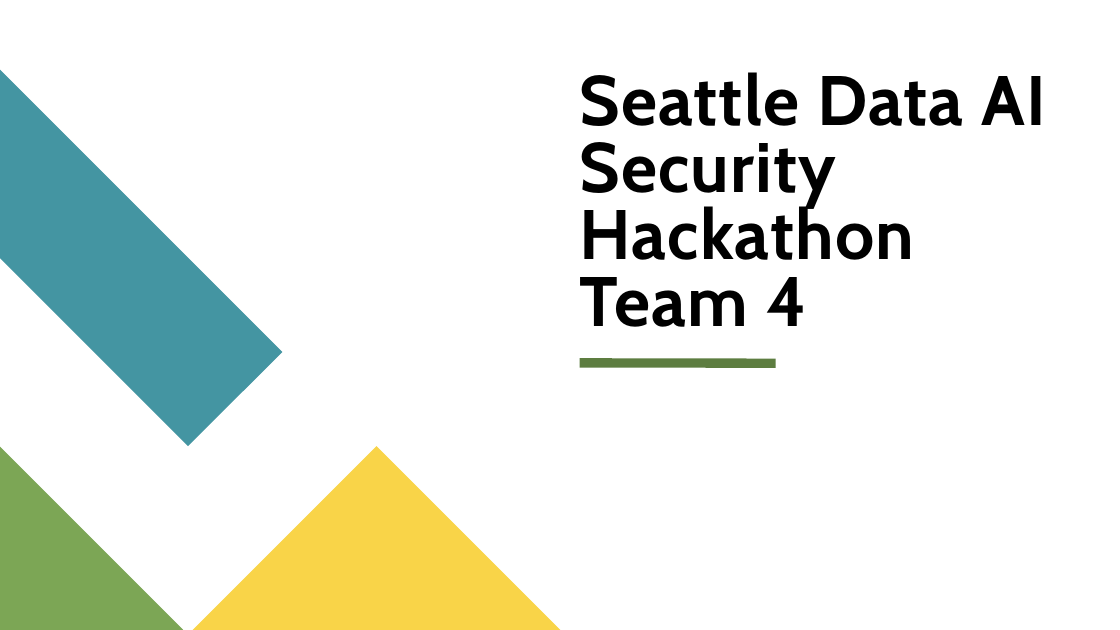
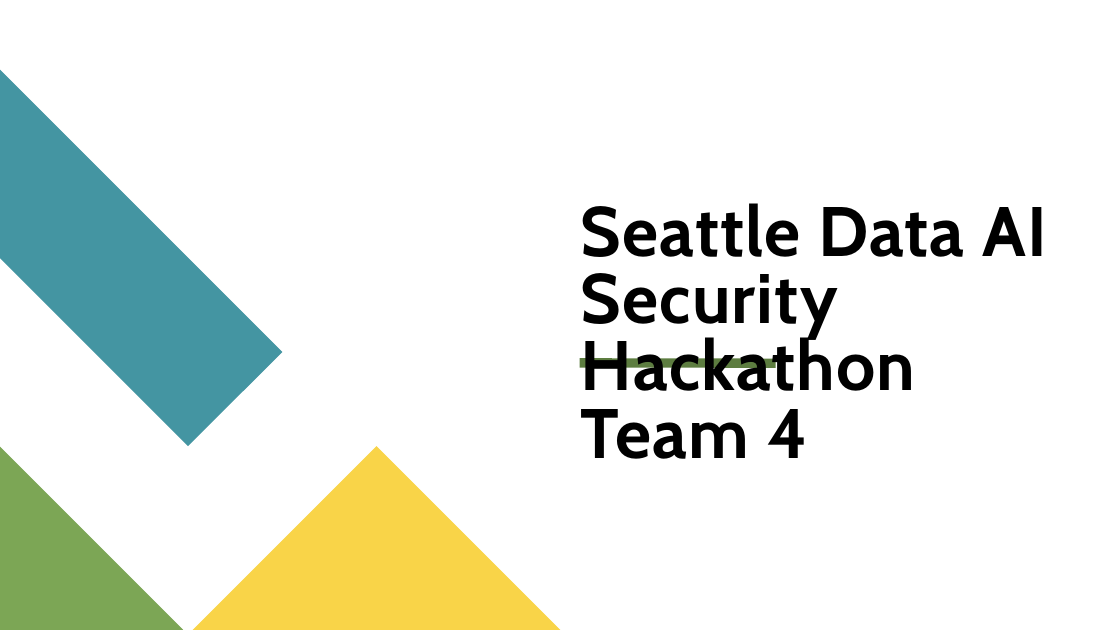
Before and after one commit to MeghaN28/AI-Tutor, a slide deck: slide 1 of Seattle Data AI Security Hackathon.pptx. Drawn at 1120x630 pixels with LibreOffice and Linux fonts; fonts in the diff are those of the drawing. Boxes give left, top, right and bottom in pixels: in the first picture for what was removed or moved away, otherwise in the second. Text is boxed around its words. In the diff, an @@ line names an element or a change of style, - is before the commit and + after.

```diff
--- a/Seattle Data AI Security Hackathon.pptx
+++ b/Seattle Data AI Security Hackathon.pptx
@@ title "Seattle Data AI Security Hackathon ...": place and size @@
-title "Seattle Data AI Security Hackathon ..." at <box>580,72,1046,327</box>
+title "Seattle Data AI Security Hackathon ..." at <box>581,203,1048,459</box>
```
Also in this commit, not shown: 6 other slides changed, 6 slides added, 4 slides removed.
